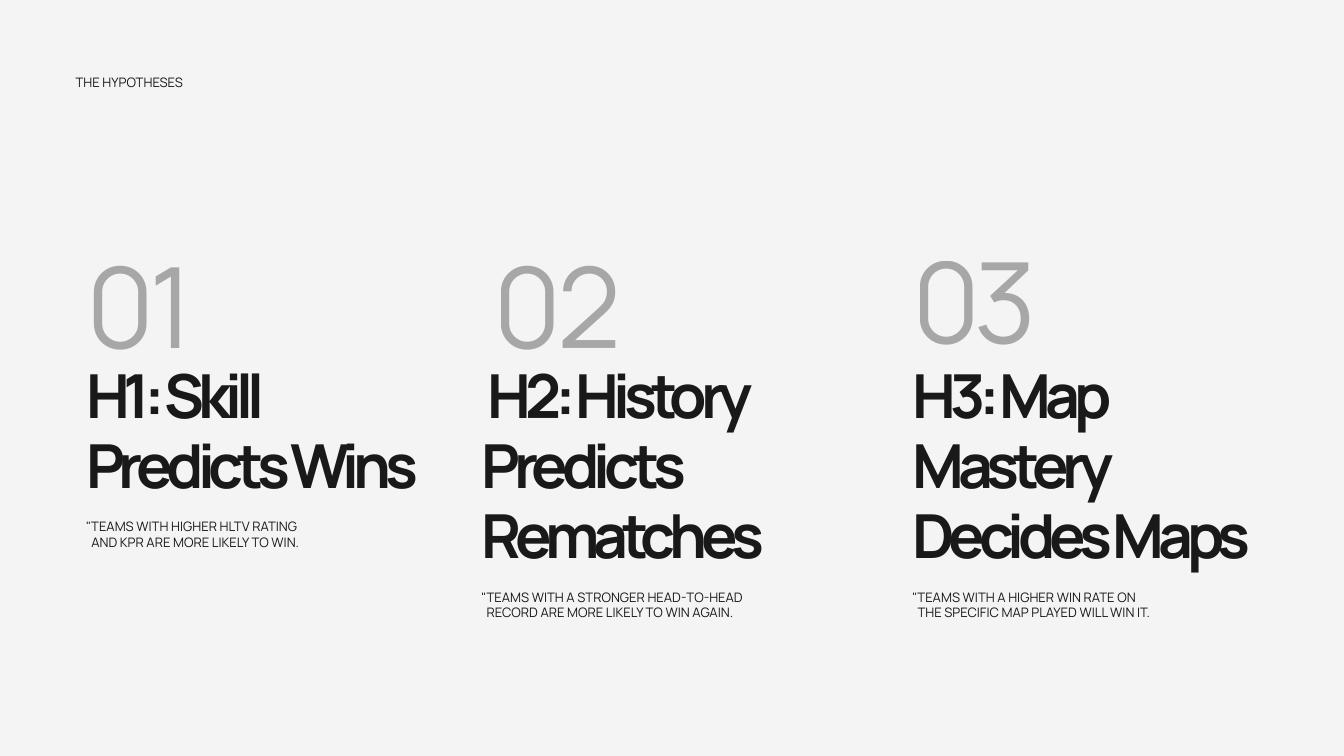
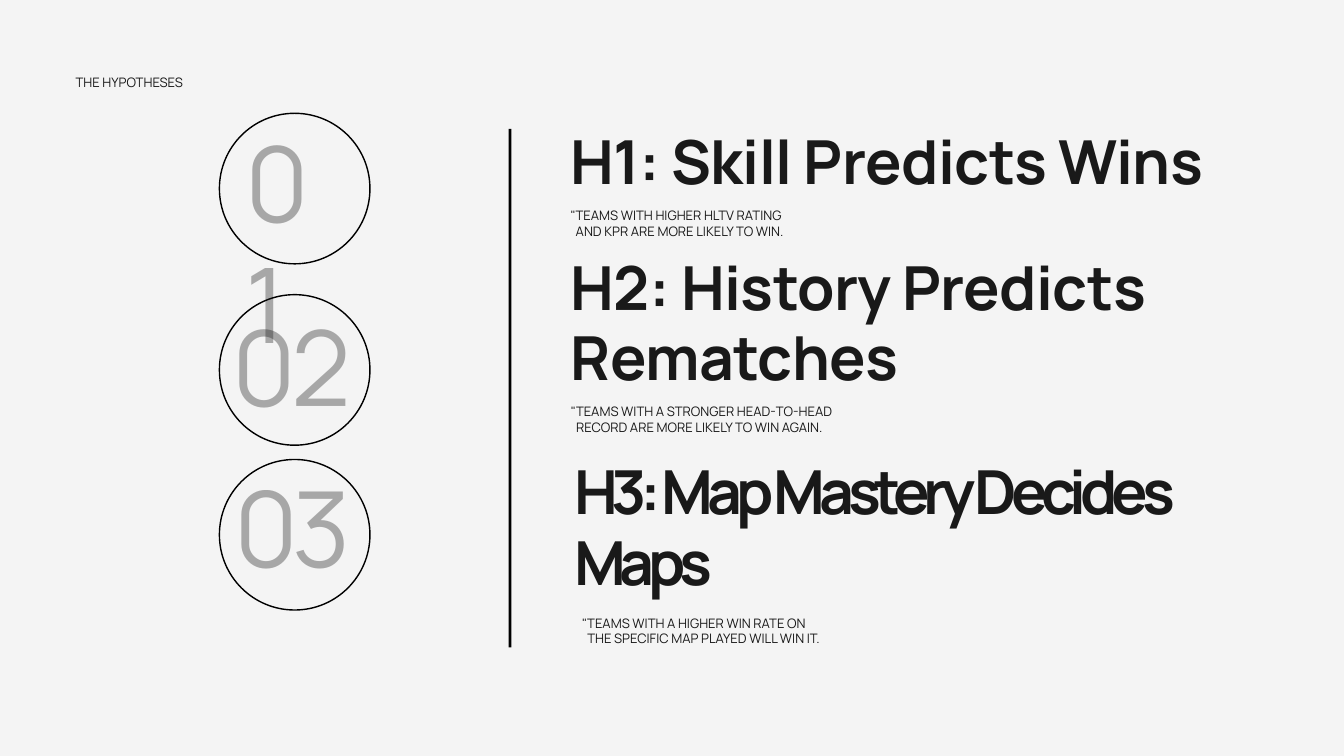
Before and after one commit to aloneen/cs2-match-outcome-prediction, a slide deck: slide 3 of final/final-presentation.pptx. Drawn at 1344x756 pixels with LibreOffice and Linux fonts; fonts in the diff are those of the drawing. Boxes give left, top, right and bottom in pixels: in the first picture for what was removed or moved away, otherwise in the second. Text is boxed around its words. In the diff, an @@ line names an element or a change of style, - is before the commit and + after.

Commit message:
Fix Presentation

```diff
--- a/final/final-presentation.pptx
+++ b/final/final-presentation.pptx
@@ freeform shape added at [220,114,370,264], fill #F4F4F4, outline #000000 1.5 pt @@
@@ text "01": place and size @@
-text "01" at [86,266,193,377]
+text "01" at [245,122,344,251]
@@ text "01" at [245,122,344,251]: size 120 to 112 pt, letter spacing -5.5 to -5.2 pt; line spacing 139.2pt to 129.9pt @@
@@ line added from (510, 129) to (510, 647), #000000 3 pt @@
@@ text "H1: Skill Predicts Wins": place and size @@
-text "H1: Skill Predicts Wins" at [86,373,418,489]
+text "H1: Skill Predicts Wins" at [570,139,1203,185]
@@ text "H1: Skill Predicts Wins" at [570,139,1203,185]: letter spacing -6.6 to -0.6 pt @@
@@ text ""TEAMS WITH HIGHER HLTV RATING": place and size @@
-text ""TEAMS WITH HIGHER HLTV RATING" at [86,521,299,547]
+text ""TEAMS WITH HIGHER HLTV RATING" at [571,210,784,236]
@@ text "H2: History Predicts Rematches" at [570,265,1146,381]: letter spacing -6.6 to -0.6 pt @@
@@ text "H2: History Predicts Rematches": place and size @@
-text "H2: History Predicts Rematches" at [481,373,764,559]
+text "H2: History Predicts Rematches" at [570,265,1146,381]
@@ freeform shape added at [220,294,370,445], fill #F4F4F4, outline #000000 1.5 pt @@
@@ text "02" at [232,309,351,434]: size 120 to 112 pt, letter spacing -5.5 to -5.2 pt; line spacing 139.2pt to 129.9pt @@
@@ text "02": place and size @@
-text "02" at [494,266,621,377]
+text "02" at [232,309,351,434]
@@ text ""TEAMS WITH A STRONGER HEAD-TO-HEAD": place and size @@
-text ""TEAMS WITH A STRONGER HEAD-TO-HEAD" at [481,592,743,617]
+text ""TEAMS WITH A STRONGER HEAD-TO-HEAD" at [571,406,832,432]
@@ freeform shape added at [220,460,370,610], fill #F4F4F4, outline #000000 1.5 pt @@
@@ text "03": place and size @@
-text "03" at [912,261,1036,345]
+text "03" at [234,470,351,595]
@@ text "03" at [234,470,351,595]: size 120 to 112.4 pt, letter spacing -6.2 to -5.8 pt; line spacing 139.2pt to 130.4pt @@
@@ text "H3: Map Mastery Decides Maps" rewrapped from [912,374,1251,573] to [574,469,1175,600] @@
@@ text ""TEAMS WITH A HIGHER WIN ...": place and size @@
-text ""TEAMS WITH A HIGHER WIN ..." at [912,592,1150,617]
+text ""TEAMS WITH A HIGHER WIN ..." at [582,618,820,643]
```
